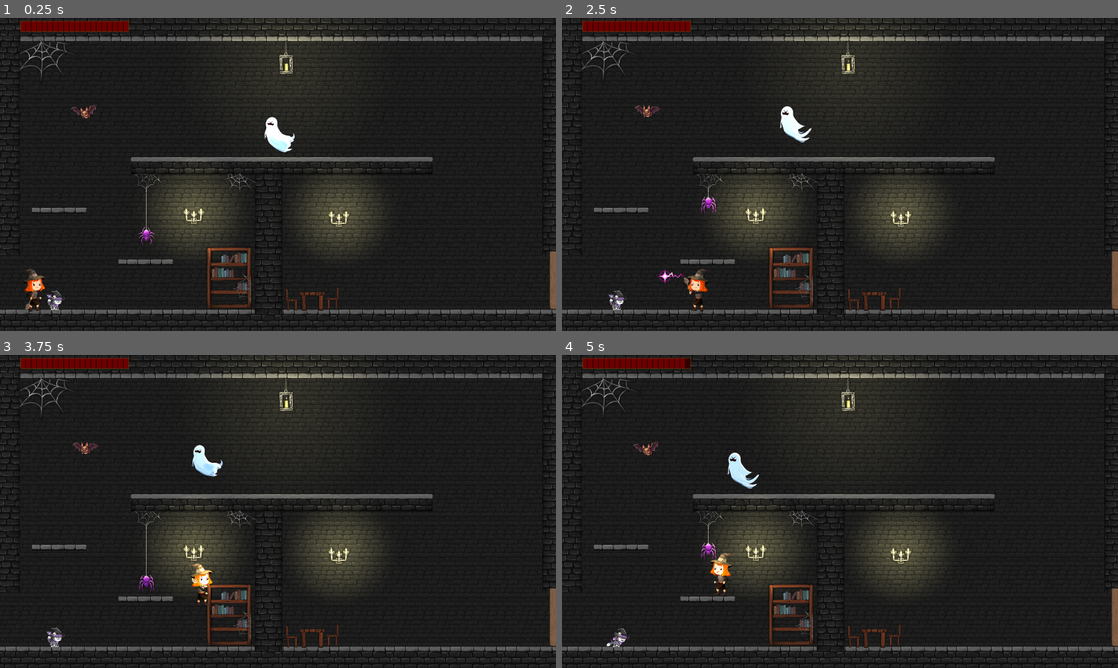
Above: before the commit, frames 1-4 (two rows, left to right).
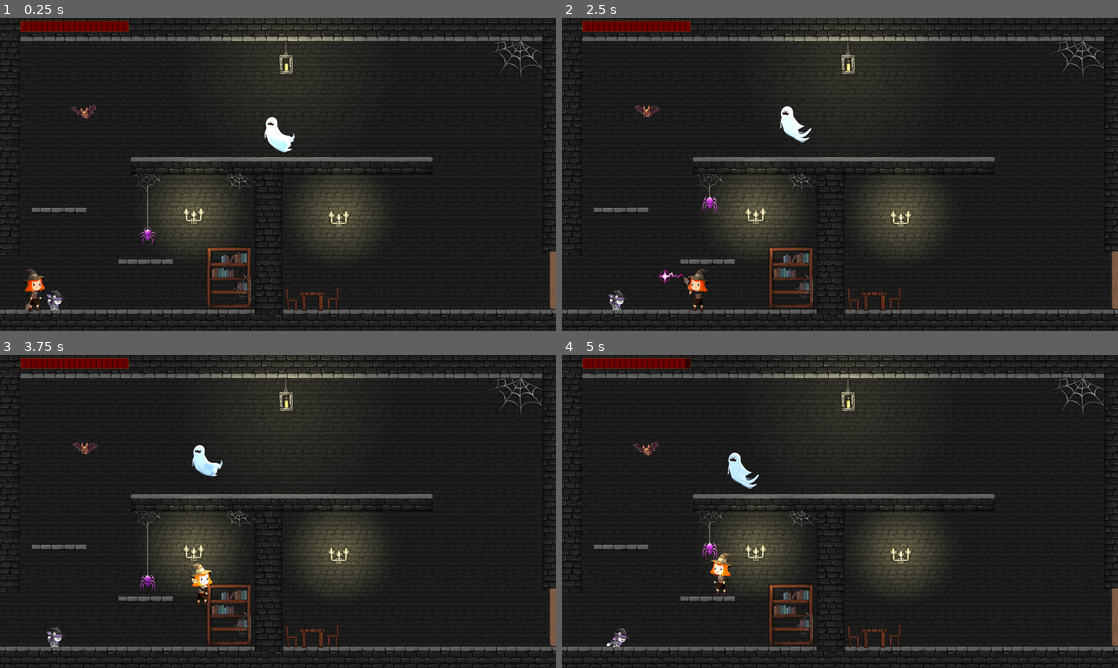
Above: after the commit, the same moments.

Repository: stellar-flame/cauldron
Game: Godot game, scene res://platformer/door_1/Scene1.tscn
The game is run twice, just before and just after one commit, with the same random seed, the same clock (stepped at 60 frames per second) and the same inputs.
Inputs:
- Up to frame 1 (0.25 s): no input
- Up to frame 2 (2.5 s): tap Enter (luna_jump) at 0.5, 0.77, 1.52 s; hold Right (luna_right) 0.53-2.03 s; tap E (luna_attack) at 0.6, 2.1 s; tap X (stella_paw_attack) at 1.35 s; hold Left (luna_left) from 2.03 s (still down)
- Up to frame 3 (3.75 s): release Left (luna_left) at 2.78 s; hold Right (luna_right) from 2.78 s (still down); tap X (stella_paw_attack) at 2.85 s; tap Enter (luna_jump) at 3.02 s; tap E (luna_attack) at 3.6 s
- Up to frame 4 (5 s): tap Enter (luna_jump) at 3.77, 4.52 s; release Right (luna_right) at 4.28 s; hold Left (luna_left) from 4.28 s (still down); tap X (stella_paw_attack) at 4.35 s

The runs differ from the first frame. In frame 1, 0.4% of the frame differs, in the area x 3-98%, y 7-73%; in frame 2, 0.4%; in frame 3, 0.4%, in the area x 3-98%, y 7-76%; in frame 4, 0.4%.

Commit message:
Naming Conventions

Diff:
--- a/platformer/door_1/Scene1.tscn
+++ b/platformer/door_1/Scene1.tscn
@@ -14,18 +14,18 @@
 [ext_resource type="PackedScene" path="res://platformer/characters/stella/Stella.tscn" id="11_cua5v"]
 [ext_resource type="PackedScene" uid="uid://cm5cwh0yun126" path="res://platformer/scene_parts/simple_platform.tscn" id="11_ljmsq"]
 [ext_resource type="Script" path="res://platformer/PathFollow2D.gd" id="12_7y18p"]
-[ext_resource type="PackedScene" path="res://platformer/enemies/ghost/ghost.tscn" id="13_sjv5k"]
 [ext_resource type="PackedScene" uid="uid://b7fx5mrmrtdwq" path="res://platformer/exit_control.tscn" id="15_2gbyw"]
 [ext_resource type="Texture2D" uid="uid://lob1uxr2ngbe" path="res://assets/Props/Table.png" id="16_rlejh"]
 [ext_resource type="Texture2D" uid="uid://gi1ktxidiqn5" path="res://assets/Props/Chair1LEFT.png" id="17_v07pk"]
 [ext_resource type="Texture2D" uid="uid://cbquk7fxfc0sw" path="res://assets/Props/Chair1RIGHT.png" id="18_vpp6v"]
 [ext_resource type="Texture2D" uid="uid://c6piwgry7k7th" path="res://assets/Props/ShelfWithBooks.png" id="19_dcqlt"]
-[ext_resource type="PackedScene" uid="uid://eeq7sucf4aq1" path="res://platformer/enemies/spider/spider.tscn" id="20_8u7pk"]
+[ext_resource type="PackedScene" path="res://platformer/enemies/ghost/Ghost.tscn" id="20_at8sd"]
 [ext_resource type="Texture2D" uid="uid://cokgcsdb4kv3n" path="res://assets/Props/Web3.png" id="20_b31ks"]
 [ext_resource type="Texture2D" uid="uid://csdxv0hmvsm2w" path="res://assets/Props/Web1.png" id="21_7lkoa"]
 [ext_resource type="Script" path="res://platformer/door_1/EnemyZone.gd" id="22_anoka"]
-[ext_resource type="PackedScene" path="res://platformer/enemies/bat/bat.tscn" id="24_derny"]
-[ext_resource type="PackedScene" path="res://platformer/health/health.tscn" id="26_4qbxr"]
+[ext_resource type="PackedScene" path="res://platformer/enemies/bat/Bat.tscn" id="24_derny"]
+[ext_resource type="PackedScene" path="res://platformer/health/Health.tscn" id="26_4qbxr"]
+[ext_resource type="PackedScene" uid="uid://eeq7sucf4aq1" path="res://platformer/enemies/spider/Spider.tscn" id="26_hn1rg"]
 
 [sub_resource type="Curve2D" id="Curve2D_ppkf3"]
 _data = {
@@ -84,9 +84,10 @@
 metadata/_edit_group_ = true
 
 [node name="Web2" type="Sprite2D" parent="Scene"]
-position = Vector2(193, 203)
+position = Vector2(2396, 200)
 scale = Vector2(2, 2)
 texture = ExtResource("8_gtbhf")
+flip_h = true
 
 [node name="Left_Wall" parent="Scene" instance=ExtResource("7_tupc1")]
 position = Vector2(-50, 131)
@@ -146,9 +147,6 @@
 texture = ExtResource("8_gtbhf")
 flip_h = true
 
-[node name="Spider" parent="." instance=ExtResource("20_8u7pk")]
-position = Vector2(673, 954)
-
 [node name="Path2D" type="Path2D" parent="."]
 position = Vector2(23, 30)
 curve = SubResource("Curve2D_ppkf3")
@@ -158,20 +156,20 @@
 rotation = -0.000945179
 rotates = false
 script = ExtResource("12_7y18p")
-ghost_scene = ExtResource("13_sjv5k")
+ghost_scene = ExtResource("20_at8sd")
 
 [node name="Exit_Control" parent="." instance=ExtResource("15_2gbyw")]
 position = Vector2(2572, 1198)
 
-[node name="Enemy_Zone" type="Area2D" parent="." node_paths=PackedStringArray("enemy")]
+[node name="EnemyZone" type="Area2D" parent="." node_paths=PackedStringArray("enemy")]
 collision_mask = 3
 script = ExtResource("22_anoka")
 enemy = NodePath("Bat")
 
-[node name="Bat" parent="Enemy_Zone" instance=ExtResource("24_derny")]
+[node name="Bat" parent="EnemyZone" instance=ExtResource("24_derny")]
 position = Vector2(391, 433)
 
-[node name="CollisionShape2D" type="CollisionShape2D" parent="Enemy_Zone"]
+[node name="CollisionShape2D" type="CollisionShape2D" parent="EnemyZone"]
 position = Vector2(416, 420)
 shape = SubResource("CircleShape2D_spa2j")
 
@@ -187,8 +185,11 @@
 [node name="LunaHealth" parent="." instance=ExtResource("26_4qbxr")]
 position = Vector2(92, 9)
 
-[connection signal="body_entered" from="Enemy_Zone" to="Enemy_Zone" method="_on_body_entered"]
-[connection signal="body_exited" from="Enemy_Zone" to="Enemy_Zone" method="_on_body_exited"]
+[node name="SpiderWithWeb" parent="." instance=ExtResource("26_hn1rg")]
+position = Vector2(679, 953)
+
+[connection signal="body_entered" from="EnemyZone" to="EnemyZone" method="_on_body_entered"]
+[connection signal="body_exited" from="EnemyZone" to="EnemyZone" method="_on_body_exited"]
 [connection signal="died" from="LunaHealth" to="." method="_on_luna_health_died"]
 
 [editable path="Scene/Floating_platform"]
--- a/platformer/door_1/Scene2.tscn
+++ b/platformer/door_1/Scene2.tscn
@@ -1,4 +1,4 @@
-[gd_scene load_steps=11 format=3]
+[gd_scene load_steps=11 format=3 uid="uid://cmhdo1imakyr6"]
 
 [ext_resource type="Script" path="res://platformer/door_1/Scene2.gd" id="1_ovps5"]
 [ext_resource type="PackedScene" uid="uid://bv3nwqw7dlit1" path="res://platformer/scene_parts/background.tscn" id="1_ulk6y"]
--- a/platformer/door_1/Scene3.tscn
+++ b/platformer/door_1/Scene3.tscn
@@ -1,4 +1,4 @@
-[gd_scene load_steps=10 format=3]
+[gd_scene load_steps=10 format=3 uid="uid://ccvoymq7boxb0"]
 
 [ext_resource type="Script" path="res://platformer/door_1/Scene3.gd" id="1_tcvml"]
 [ext_resource type="PackedScene" uid="uid://bv3nwqw7dlit1" path="res://platformer/scene_parts/background.tscn" id="2_ohid0"]
--- a/platformer/enemies/spider/spider.gd
+++ /dev/null
@@ -1,19 +0,0 @@
-extends Area2D
-
-var amplitude = 100  # The range of the movement
-var frequency = 2  # The speed of the movement
-var time_passed = 0  # To track the time passed
-@onready var sprite = $AnimatedSprite2D
-
-func _ready():
-	sprite.play("moving")
-
-func _physics_process(delta):
-	time_passed += delta
-	var y_movement = amplitude * sin(time_passed * frequency)
-	self.position.y = y_movement
-
-
-func _on_body_entered(body):
-	if (body.is_in_group("character")):
-		body.take_damage(1)
Not shown: 1 places in platformer/door_1/Scene1.tscn that only renumber resources
Renamed: platformer/enemies/bat/bat.tscn -> platformer/enemies/bat/Bat.tscn
Renamed: platformer/enemies/ghost/ghost.tscn -> platformer/enemies/ghost/Ghost.tscn
Renamed: platformer/enemies/spider/spider.tscn -> platformer/enemies/spider/Spider.tscn
Renamed: platformer/health/health.tscn -> platformer/health/Health.tscn
